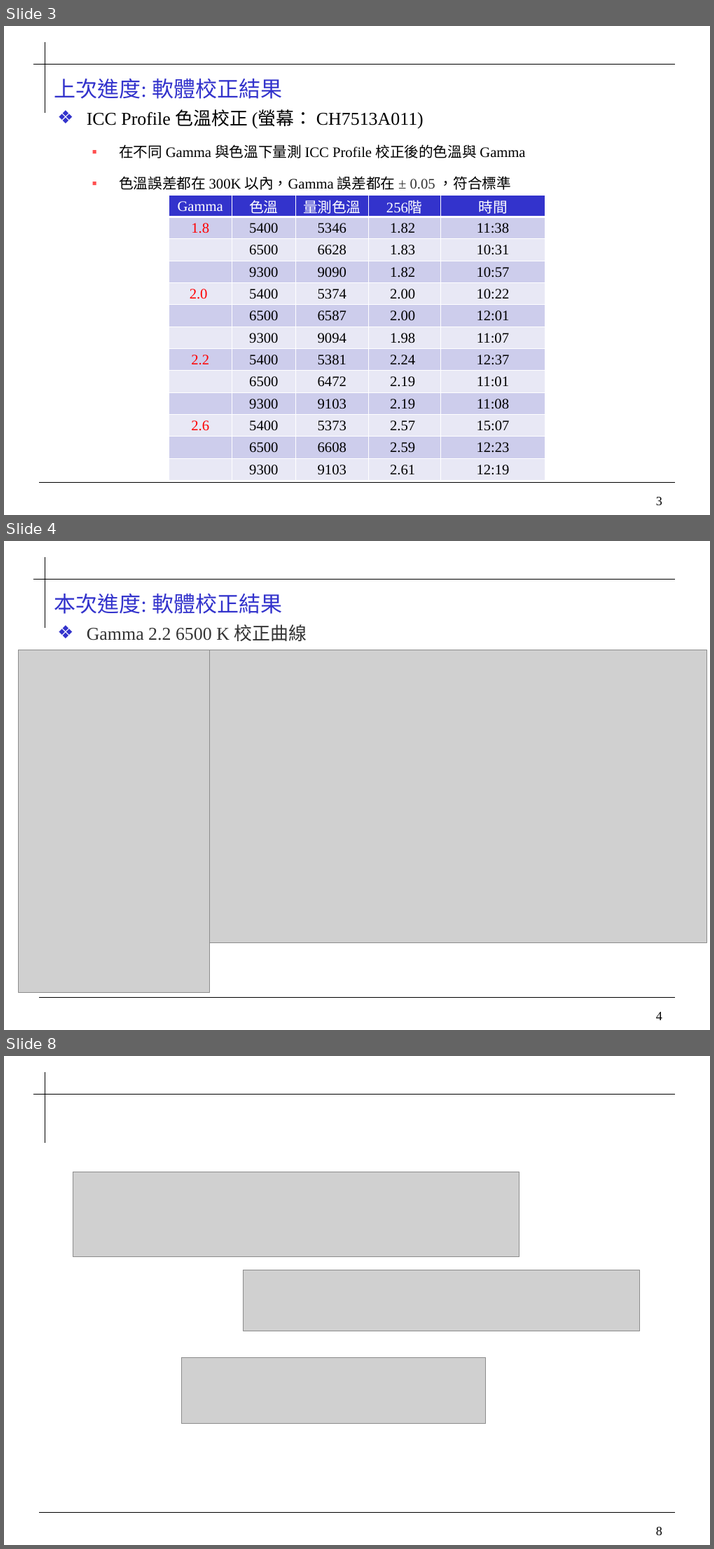
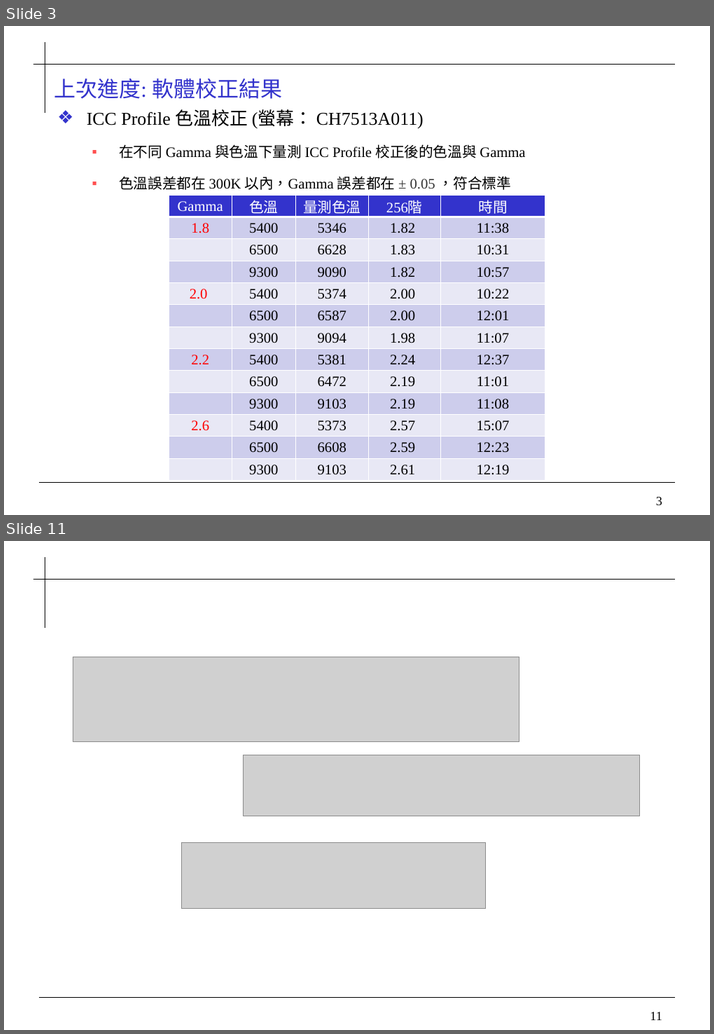
Before and after one commit to 0ilasis0/home, a slide deck: Onyx_進度報告_1013.pptx. Shown one above the other, each under a label of ours: slides 3, 4 and 8 before the commit, slides 3 and 11 after it; the slides between them are not shown. The pictures are 714x1549 and 714x1034 pixels, drawn with LibreOffice and Linux fonts; fonts in the diff are those of the drawing; grey boxes stand for pictures; background and template pictures are left out. Boxes give left, top, right and bottom in pixels: in the first picture for what was removed or moved away, otherwise in the second. Text is boxed around its words. In the diff, an @@ line names an element or a change of style, - is before the commit and + after.

```diff
--- a/Onyx_進度報告_1013.pptx
+++ b/Onyx_進度報告_1013.pptx
@@ slide 4 removed at [4,541,710,1030], background #FFFFFF; not listed: 4 template elements that a slide beside it also shows @@
@@ title removed at [54,593,283,614] @@
-本次進度: 軟體校正結果
@@ text removed at [87,624,307,641] @@
-❖ Gamma 2.2 6500 K 校正曲線
@@ picture removed at [18,649,210,992] @@
@@ picture removed at [210,649,707,942] @@
@@ what was slide 8 is now slide 11 @@
@@ page number at [649,1011,661,1020]: text changed @@
-8
+11
```
Also in this commit, not shown: 1 slide changed, 7 slides added, 2 other slides removed, 3 other files.
